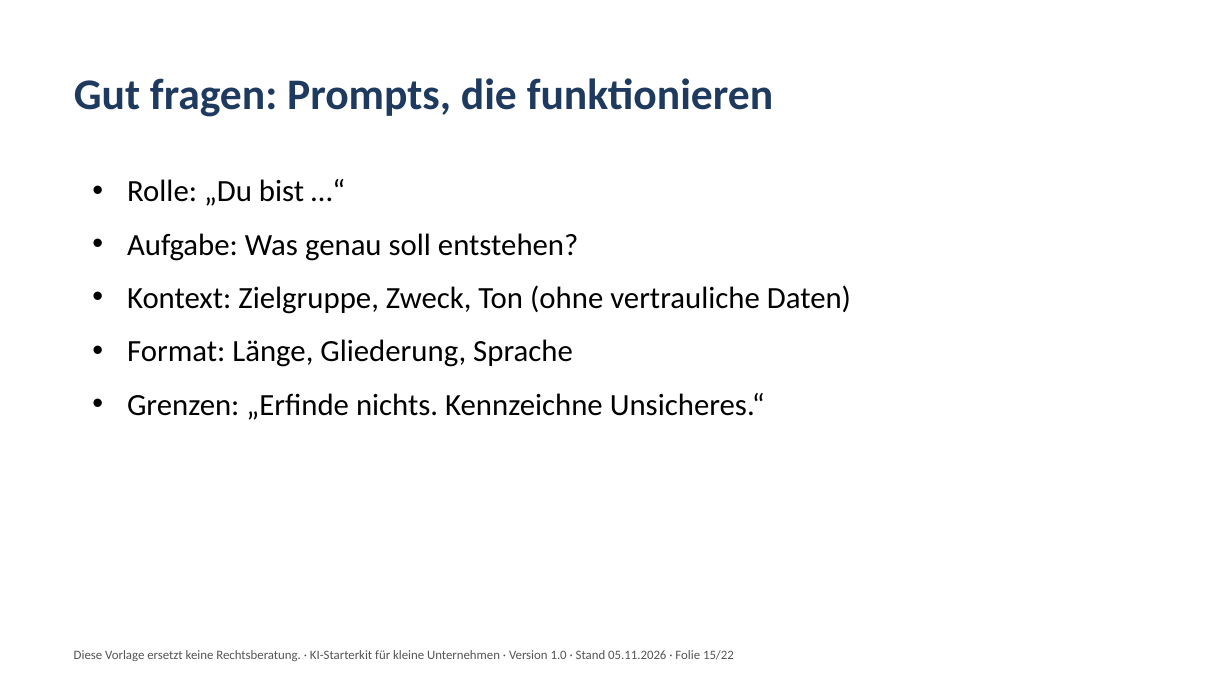
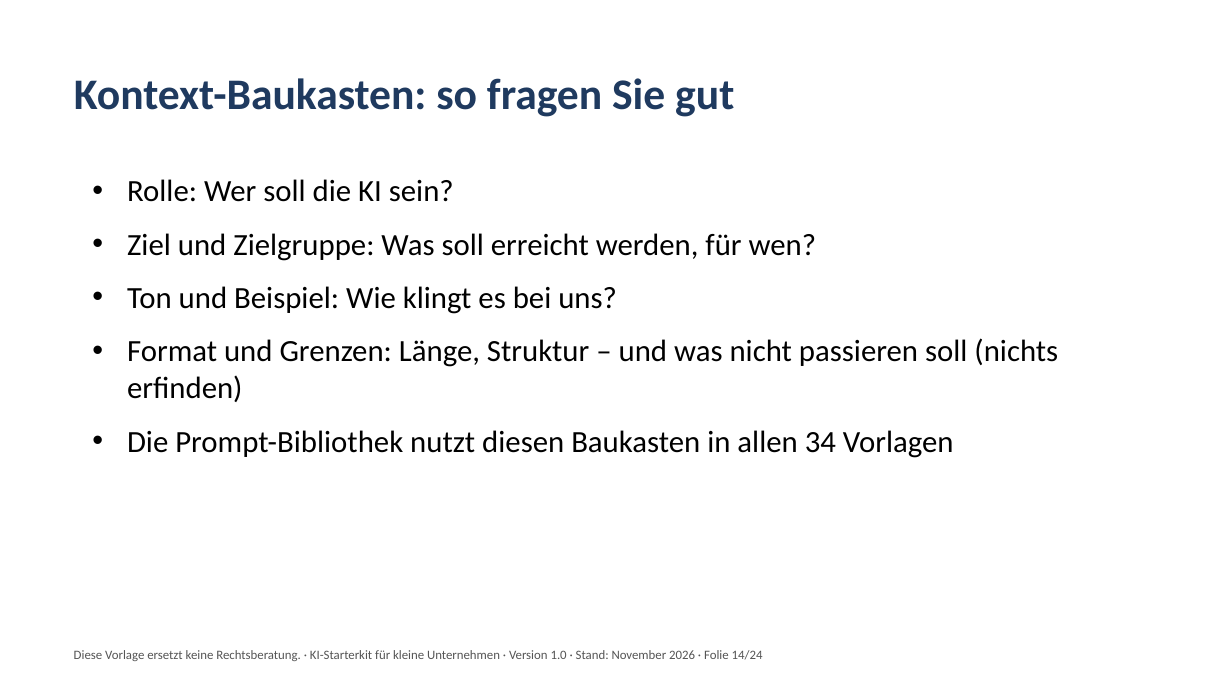
Before and after one commit to ankefischer99-eng/letter-lift-sitemap, a slide deck: slide 14 of company/deliveries/produkt-ki-starterkit-v1/KI-Schulung.pptx (slide 15 before the commit). Drawn at 1232x693 pixels with LibreOffice and Linux fonts; fonts in the diff are those of the drawing. Boxes give left, top, right and bottom in pixels: in the first picture for what was removed or moved away, otherwise in the second. Text is boxed around its words. In the diff, an @@ line names an element or a change of style, - is before the commit and + after.

```diff
--- a/company/deliveries/produkt-ki-starterkit-v1/KI-Schulung.pptx
+++ b/company/deliveries/produkt-ki-starterkit-v1/KI-Schulung.pptx
@@ title at box(74, 78, 734, 117): text changed @@
-Gut fragen: Prompts, die funktionieren
+Kontext-Baukasten: so fragen Sie gut
@@ text at box(127, 179, 1058, 458): text changed @@
-• Rolle: „Du bist …“
-• Aufgabe: Was genau soll entstehen?
-• Kontext: Zielgruppe, Zweck, Ton (ohne vertrauliche Daten)
-• Format: Länge, Gliederung, Sprache
-• Grenzen: „Erfinde nichts. Kennzeichne Unsicheres.“
+• Rolle: Wer soll die KI sein?
+• Ziel und Zielgruppe: Was soll erreicht werden, für wen?
+• Ton und Beispiel: Wie klingt es bei uns?
+• Format und Grenzen: Länge, Struktur – und was nicht passieren soll (nichts erfinden)
+• Die Prompt-Bibliothek nutzt diesen Baukasten in allen 34 Vorlagen
@@ text at box(74, 650, 763, 661): text changed @@
-Diese Vorlage ersetzt keine Rechtsberatung. · KI-Starterkit für kleine Unternehmen · Version 1.0 · Stand 05.11.2026 · Folie 15/22
+Diese Vorlage ersetzt keine Rechtsberatung. · KI-Starterkit für kleine Unternehmen · Version 1.0 · Stand: November 2026 · Folie 14/24
```
Also in this commit, not shown: 20 other slides changed, 3 slides added, 1 slide removed, 19 other files.
